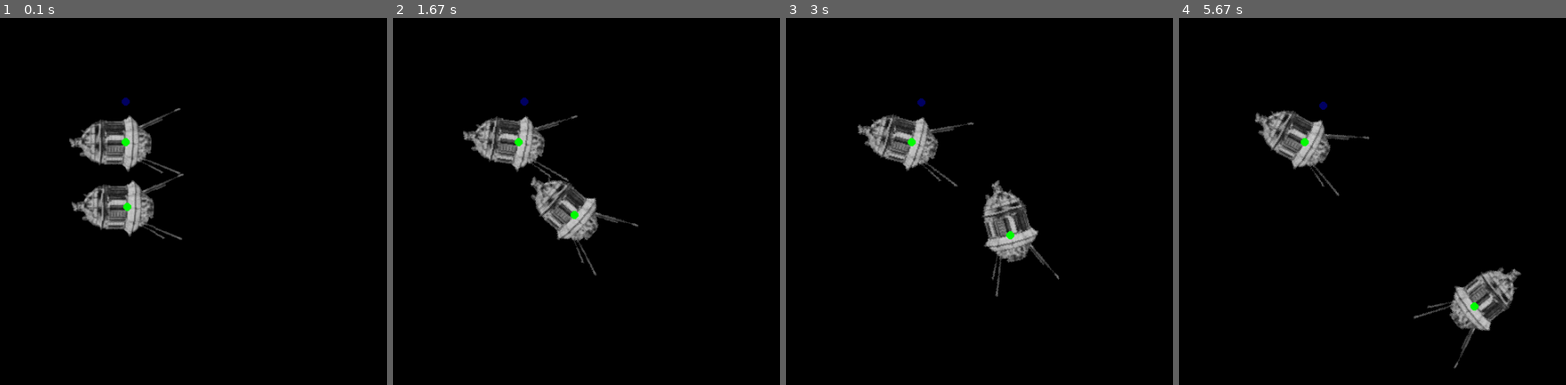
Above: before the commit, frames 1-4 (left to right).
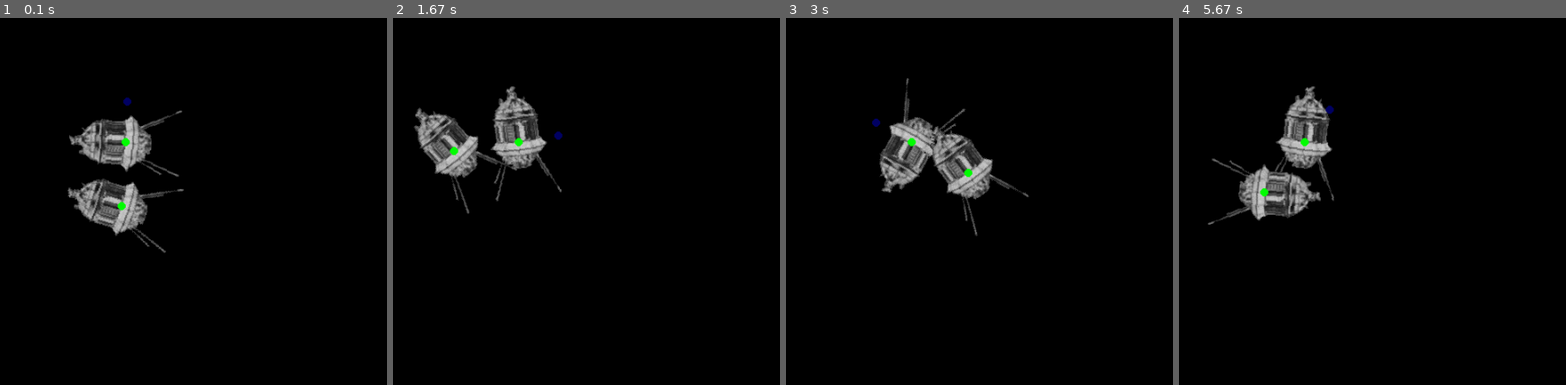
Above: after the commit, the same moments.

Repository: BruceJohnJennerLawso/Ignition_Engine
Game: pygame game, started from gopy/app.py
The game is run twice, just before and just after one commit, with the same random seed, the same clock (stepped at 60 frames per second) and the same inputs. The source is Python 2; it was converted automatically to run under Python 3.
Inputs:
- Up to frame 1 (0.1 s): no input
- Up to frame 2 (1.67 s): tap T at 0.33 s; hold R 0.67-1.13 s; hold T 1.17-1.63 s
- Up to frame 3 (3 s): tap T at 2.67 s
- Up to frame 4 (5.67 s): tap T at 3.07, 3.37, 3.57, 3.9, 4.2, 4.4, 4.7, 4.97, 5.3, 5.6 s

The runs differ from the first frame. In frame 1, 3.1% of the frame differs, in the area x 17-48%, y 21-64%; in frame 2, 6.8%; in frame 3, 6.9%; in frame 4, 7.0%, in the area x 7-89%, y 18-96%.

Commit message:
added time acceleration toggle

Diff:
--- a/gopy/ignition_engine.py
+++ b/gopy/ignition_engine.py
@@ -18,7 +18,7 @@
 		self.mainCamera = Ignition_Camera(vector_II(0,0), 0.0, 1.0)
 
 		self.Vessels = []
-		self.Vessels.insert(0, Vessel( vector_II(100, -20), vector_II(0.1, 0), 0, 0.05, "Almighty Probe", "almighty.jpg"))
+		self.Vessels.insert(0, Vessel( vector_II(100, -20), vector_II(0.0, 0), 0, 0.05, "Almighty Probe", "almighty.jpg"))
 		self.Vessels.insert(0, Vessel( vector_II(100, -100), vector_II(0, 0), 0, 0.01, "Almighty Probe2", "almighty.jpg"))
 
 		self.Markers = []
@@ -33,6 +33,13 @@
 				return True;
 		return False;
 
+	def decreaseTimeAcceleration(self):
+		if(self.timeAcceleration > 1):
+			self.timeAcceleration -= 1
+
+	def increaseTimeAcceleration(self):
+		self.timeAcceleration += 1
+
 	def Ignition(self, frame_cutoff = 0):
 		pygame.init()
 		size = width, height = (self.windowWidth, self.windowHeight)
@@ -40,18 +47,30 @@
 		screen = pygame.display.set_mode(size)
 		clock = pygame.time.Clock()
 		while (self.endSimulation(frame_cutoff) != True):
+
+			for event in pygame.event.get():
+				if(event.type == pygame.QUIT):
+					frame_cutoff = 0.5
+				if(event.type == pygame.KEYDOWN):
+					if(event.key == pygame.K_t):
+						self.increaseTimeAcceleration()
+					elif(event.key == pygame.K_r):
+						self.decreaseTimeAcceleration()
+
+
+
 			clock.tick()
 			deltat = clock.get_time()
 			if(deltat != 0):
 				frameRate = 1000/deltat
 			else:
 				frameRate = 0
-			print "Deltat is %d ms, framerate is %dfps, frame cutoff is %d frames" % (deltat, int(frameRate), frame_cutoff)
+			print "Deltat is %d ms, framerate is %dfps, timeAcceleration is %d frame cutoff is %d frames" % (deltat, int(frameRate), int(self.timeAcceleration), frame_cutoff)
 			clock.tick(60)
-			for event in pygame.event.get():
-				if event.type == pygame.QUIT:
-					#sys.exit()
-					return
+
+			if(self.timeAcceleration != 0):
+				deltat = deltat * math.pow(10, self.timeAcceleration)
+
 			for v in self.Vessels:
 				v.Update(deltat)
 
@@ -63,7 +82,7 @@
 				self.mainCamera.drawTo(screen, pygame.transform.rotate(v.getImage(), -v.getRotation()), v.getIgnitionName(), v.getPosition(), v.getRotation(), self.windowHeight, self.windowWidth)
 			for v in self.Vessels:
 				green = 0,255,0
-				vesMarker = ignitionMarker(v.getPosition(), v.getIgnitionName() +(" Marker"), green )
+				vesMarker = ignitionMarker(v.getPosition(), v.getIgnitionName()+ (" Marker"), green )
 
 				self.mainCamera.drawMarker(screen, vesMarker.getPosition(), vesMarker.getMarkerColour(), self.windowHeight, self.windowWidth)
 				#v.printNewtonianInfo()
Not shown, changed: gopy/ignition_engine.pyc
